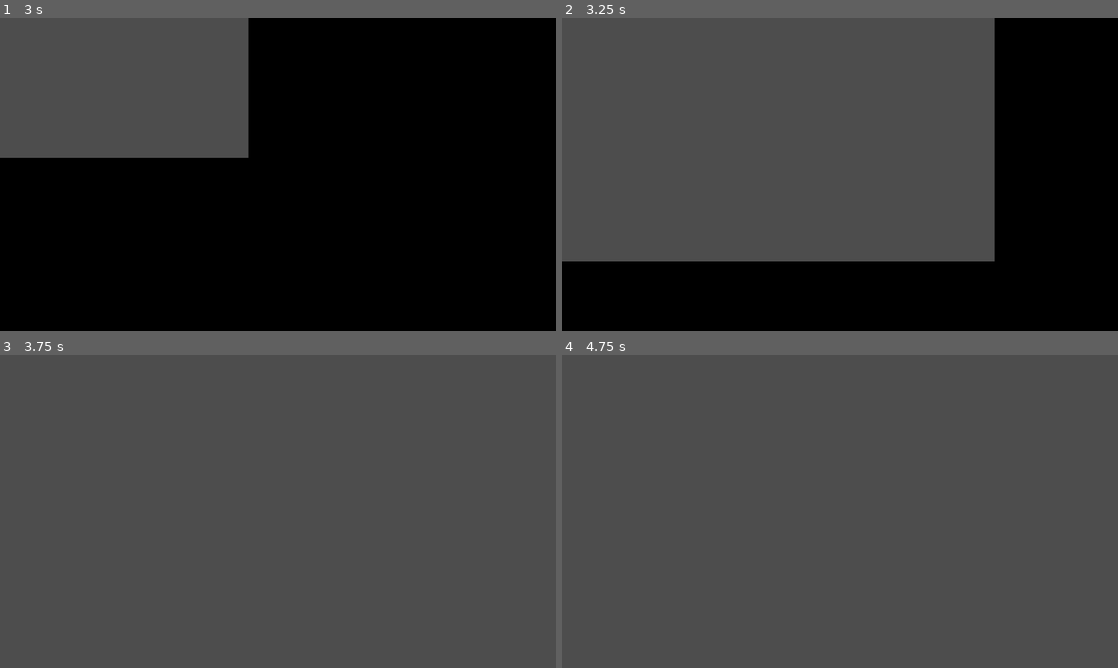
Above: before the commit, frames 1-4 (two rows, left to right).
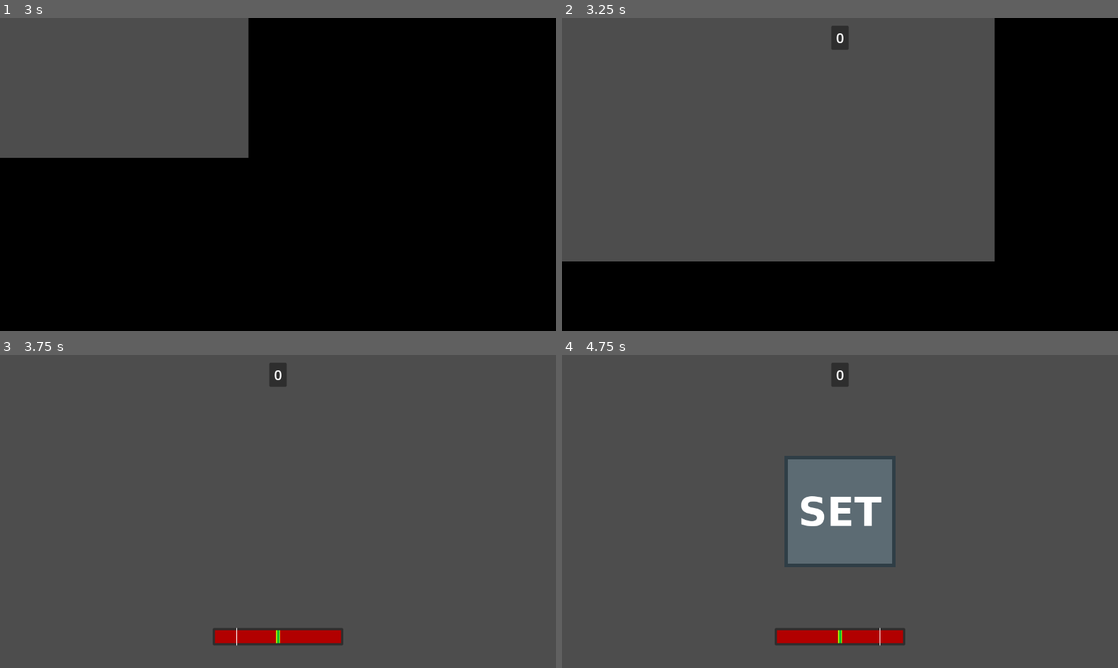
Above: after the commit, the same moments.

Repository: Chebrbober/GMTK-JAM
Game: Godot game, scene res://scenes/main_menu.tscn
Same seed, same stepped clock (60 frames per second), same inputs: the game is played once before the commit and once after it.
Inputs (mouse positions are in pixels of both pictures, inside the frame that each line leads up to):
- Up to frame 1 (3 s): click "Play" at 0.5 s; click "Play" at 1.25 s; tap Enter at 2 s; move the mouse to (400, 158) at 2.02 s; hold Right (move_right) 2.03-2.78 s; click (400, 158) at 2.17 s; tap Space (jump) at 2.27 s; move the mouse to (166, 190) at 2.77 s; hold Down (move_down) from 2.78 s (still down)
- Up to frame 2 (3.25 s): keep holding Down (move_down); tap Space (jump) at 3.02 s
- Up to frame 3 (3.75 s): move the mouse to (333, 442) at 3.52 s; release Down (move_down) at 3.53 s; hold Right (move_right) from 3.53 s (still down)
- Up to frame 4 (4.75 s): move the mouse to (812, 574) at 4.27 s; release Right (move_right) at 4.28 s; hold Up (move_up) from 4.28 s (still down); click (812, 574) at 4.42 s; tap Space (jump) at 4.52 s

Frame 1 is identical in both runs. In frame 2, 0.2% of the frame differs, in the area x 48-52%, y 2-10%; in frame 3, 1.5%; in frame 4, 8.6%, in the area x 38-62%, y 2-93%.
Error before the commit: Invalid access to property or key 'update' on a base object of type 'PanelContainer (cut_bar.gd)'. (res://scripts/food_spawner.gd:19)

Commit message:
make the cut bar working correctly (the indicator just spins in a loop)

Diff:
--- a/scenes/game.tscn
+++ b/scenes/game.tscn
@@ -10,11 +10,7 @@
 
 [node name="Game" type="Node2D"]
 
-[node name="TileMapLayer" type="TileMapLayer" parent="."]
-
 [node name="UI" type="CanvasLayer" parent="."]
-script = ExtResource("1_uwrxv")
-main_menu_scene_path = "uid://cy18vdwi6ps75"
 
 [node name="Timer" type="PanelContainer" parent="UI"]
 anchors_preset = -1
@@ -24,7 +20,7 @@
 anchor_bottom = 0.025
 offset_left = -20.0
 offset_right = 20.0
-offset_bottom = 40.0
+offset_bottom = 55.0
 grow_horizontal = 2
 
 [node name="MarginContainer" type="MarginContainer" parent="UI/Timer"]
@@ -45,9 +41,9 @@
 wait_time = 15.0
 one_shot = true
 
-[node name="CutBar" type="PanelContainer" parent="UI"]
+[node name="CutBar" type="Control" parent="UI"]
 unique_name_in_owner = true
-anchors_preset = -1
+layout_mode = 3
 anchor_left = 0.5
 anchor_top = 0.9
 anchor_right = 0.5
@@ -60,24 +56,29 @@
 grow_vertical = 2
 script = ExtResource("2_lbhrr")
 
-[node name="MarginContainer" type="MarginContainer" parent="UI/CutBar"]
+[node name="PanelContainer" type="PanelContainer" parent="UI/CutBar"]
+layout_mode = 2
+offset_right = 300.0
+offset_bottom = 40.0
+
+[node name="MarginContainer" type="MarginContainer" parent="UI/CutBar/PanelContainer"]
 layout_mode = 2
 theme_override_constants/margin_left = 5
 theme_override_constants/margin_top = 5
 theme_override_constants/margin_right = 5
 theme_override_constants/margin_bottom = 5
 
-[node name="RedZone" type="ColorRect" parent="UI/CutBar/MarginContainer"]
+[node name="RedZone" type="ColorRect" parent="UI/CutBar/PanelContainer/MarginContainer"]
 layout_mode = 2
 color = Color(0.698039, 0, 0, 1)
 
-[node name="YellowZone" type="ColorRect" parent="UI/CutBar/MarginContainer"]
+[node name="YellowZone" type="ColorRect" parent="UI/CutBar/PanelContainer/MarginContainer"]
 custom_minimum_size = Vector2(10, 0)
 layout_mode = 2
 size_flags_horizontal = 4
 color = Color(0.686275, 0.866667, 0, 1)
 
-[node name="GreenZone" type="ColorRect" parent="UI/CutBar/MarginContainer/YellowZone"]
+[node name="GreenZone" type="ColorRect" parent="UI/CutBar/PanelContainer/MarginContainer/YellowZone"]
 custom_minimum_size = Vector2(5, 0)
 layout_mode = 1
 anchors_preset = 8
@@ -94,6 +95,17 @@
 size_flags_horizontal = 4
 color = Color(0, 0.756863, 0.184314, 1)
 
+[node name="Indicator" type="ColorRect" parent="UI/CutBar"]
+unique_name_in_owner = true
+custom_minimum_size = Vector2(2, 0)
+offset_right = 2.0
+offset_bottom = 40.0
+size_flags_horizontal = 0
+
+[node name="PauseMenu" type="CanvasLayer" parent="."]
+script = ExtResource("1_uwrxv")
+main_menu_scene_path = "uid://cy18vdwi6ps75"
+
 [node name="FoodSpawner" type="Node" parent="."]
 script = ExtResource("2_yqjtg")
 food_scene = ExtResource("3_lnu2h")
--- a/scripts/cut_bar.gd
+++ b/scripts/cut_bar.gd
@@ -1,8 +1,20 @@
-extends PanelContainer
+extends Control
 
-@onready var yellow_zone: ColorRect = $MarginContainer/YellowZone
-@onready var green_zone: ColorRect = $MarginContainer/YellowZone/GreenZone
-@onready var margin_container: MarginContainer = $MarginContainer
+@onready var yellow_zone: ColorRect = $PanelContainer/MarginContainer/YellowZone
+@onready var green_zone: ColorRect = $PanelContainer/MarginContainer/YellowZone/GreenZone
+@onready var panel_container: PanelContainer = $PanelContainer
+@onready var indicator: ColorRect = %Indicator
+@export var time_to_move: float = 1.0
+var tween: Tween
+
+func _ready() -> void:
+	if tween:
+		tween.kill()
+
+	tween = create_tween()
+	tween.set_loops()
+	tween.tween_property(indicator, "position:x", panel_container.size.x - 5, time_to_move)
+	tween.tween_property(indicator, "position:x", 0, time_to_move)
 
 func randomize_pos():
-	yellow_zone.position.x = randf_range(0 + yellow_zone.size.x / 2, margin_container.size.x - yellow_zone.size.x / 2)
+	yellow_zone.position.x = randf_range(0 + yellow_zone.size.x / 2, panel_container.size.x - yellow_zone.size.x / 2)
--- a/scripts/food_spawner.gd
+++ b/scripts/food_spawner.gd
@@ -16,7 +16,7 @@
 	var food = food_scene.instantiate()
 	food.position = start_pos
 	food.finished.connect(throw)
-	food.finished.conenct(cut_bar.update)
+	food.got_cut.connect(cut_bar.randomize_pos)
 	self.add_child(food)
 	move_to_center(food)
 
